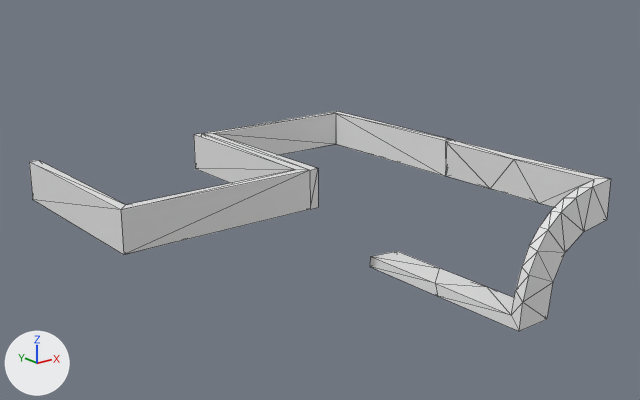
What one commit did to the OBJ model data/bmc/SET_4W2C/t_476.obj.
One viewpoint serves both versions: a 50 mm camera at (-1.275, -1.633, 0.371) aimed at (0.015, -0.021, -0.274). Every picture has the same lights, and +X, +Y and +Z are marked at lower left. Mesh edges are drawn as thin lines. Where no turn or scale is listed for an object, it has been applied to the vertices.

The first picture shows 't_476'.
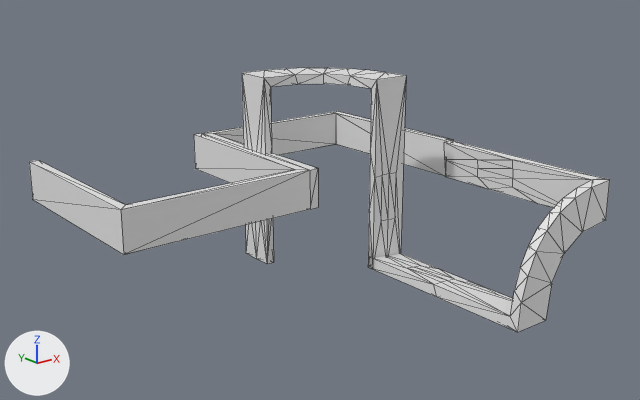
The edits, one by one:
me_t_476 is used by ob_t_476; location (0.0, 0.0, 0.0).
me_t_476 had 70 vertices, 138 faces and spanned x -0.5..0.5, y -0.5..0.5, z -0.5..-0.2.
me_t_476 now has 172 vertices, 334 faces and spans x -0.5..0.5, y -0.5..0.5, z -0.501..0.0.
me_t_476 part 1: a new loose piece of 72 vertices spanning x 0.0..0.3, y -0.014..0.286, z -0.5..0.0.
me_t_476 part 2: a new loose piece of 72 vertices spanning x 0.196..0.496, y -0.5..0.0, z -0.501..-0.201.
Part 3, on me_t_476:
42 vertices are removed from x 0.2..0.5, y -0.5..0.0, z -0.5..-0.2.
84 faces are deleted.

What differs and where, as boxes [x1, y1, x2, y2] in the pictures (640 x 400 px):
't_476', reshaped (20% taller): before [29, 111, 611, 331]; after [29, 68, 610, 332]
part 1 of me_t_476, added: after [242, 68, 406, 266]
part 2 of me_t_476, added: after [369, 140, 610, 332]
part 3 of me_t_476, deleted: before [370, 140, 611, 331]
